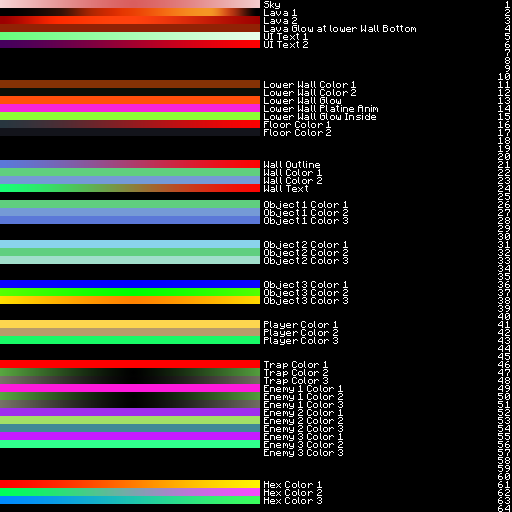
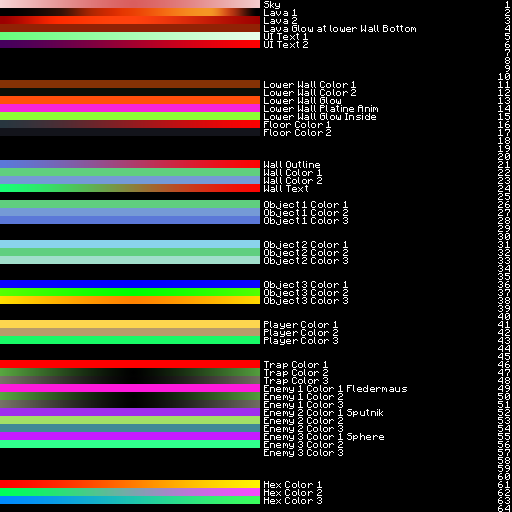
Layered file, before and after one edit (w=512, h=512). Changes by layer:
renamed "Enemy 1 Color 1" to "Enemy 1 Color 1 Fledermaus", painted on it over [347, 385, 407, 392]
renamed "Enemy 2 Color 1" to "Enemy 2 Color 1 Sputnik", painted on it over [347, 409, 383, 417]
renamed "Enemy 3 Color 1" to "Enemy 3 Color 1 Sphere", painted on it over [347, 433, 384, 441]
